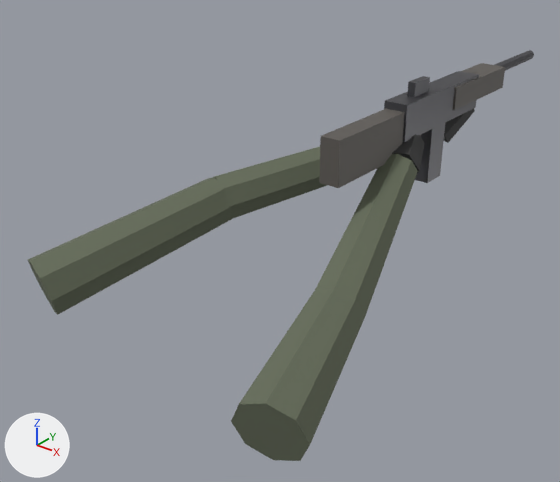
The glTF model assets/characters/fps_arms/fps_arms.glb, before and after one commit.
Before and after are seen from a 50 mm lens placed at (0.796, -0.85, 0.196), pointed at (-0.013, 0.162, -0.431). Arrows for +X, +Y and +Z are at lower left; the lights stay in place. The older version comes first. Vertices at exactly the same position are counted once.

The scene before the commit, as lines of its bpy script (objects in view):
```python
me_arms = bpy.data.meshes.new('Arms')
me_arms.from_pydata(...)  # 152 vertices, 252 faces; spans x -0.291..0.353, y -0.268..0.84, z -0.504..-0.14
# faces by material slot: [112, 40, 64, 36]
me_arms.materials.append(mat_sleeve)  # greyish green #656c59
me_arms.materials.append(mat_glove)  # dark grey #353535
me_arms.materials.append(mat_gunmetal)  # dark grey #555559
me_arms.materials.append(mat_polymer)  # dark grey #5d5955
ob_arms = bpy.data.objects.new('Arms', me_arms)
ob_arms.location = (0.0, 0.0, 0.0)
```
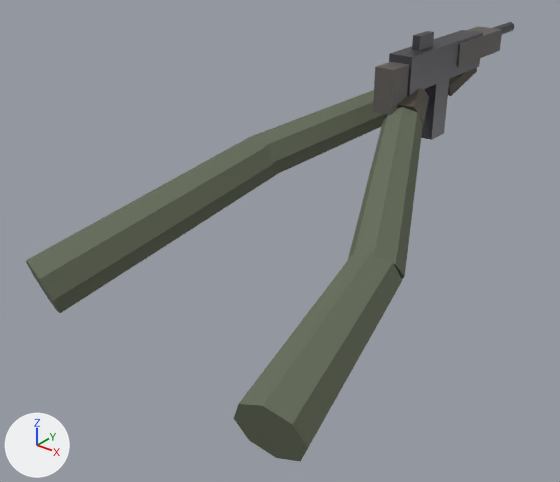
What the commit changed:
me_arms is used by ob_arms; location (0.0, 0.0, 0.0).
me_arms had 152 vertices, 252 faces and spanned x -0.291..0.353, y -0.268..0.84, z -0.504..-0.14.
me_arms now has 152 vertices, 252 faces and spans x -0.292..0.355, y -0.266..0.76, z -0.503..-0.07.
me_arms part 1: the loose piece of 16 vertices spanning x 0.142..0.284, y -0.041..0.266, z -0.441..-0.239 is multiplied about its middle by the matrix ((0.984, -0.173, 0.044), (0.177, 0.979, -0.101), (-0.026, 0.107, 0.994)), then moved by (0.0, 0.057, 0.055).
me_arms part 2: the loose piece of 12 vertices spanning x 0.122..0.209, y 0.235..0.333, z -0.3..-0.22 is moved by (-0.02, 0.04, 0.07).
me_arms part 3: the loose piece of 8 vertices spanning x 0.128..0.172, y 0.27..0.54, z -0.23..-0.165 is moved by (-0.02, 0.04, 0.07).
me_arms part 4: the loose piece of 16 vertices spanning x 0.139..0.161, y 0.62..0.84, z -0.193..-0.171 is scaled about its middle by (1, 0.545, 1), then moved by (-0.02, -0.03, 0.07).
me_arms part 5: the loose piece of 8 vertices spanning x 0.143..0.157, y 0.32..0.37, z -0.165..-0.14 is moved by (-0.02, 0.04, 0.07).
me_arms part 6: the loose piece of 8 vertices spanning x 0.135..0.165, y 0.38..0.43, z -0.34..-0.23 is moved by (-0.02, 0.04, 0.07).
me_arms part 7: the loose piece of 8 vertices spanning x 0.124..0.176, y 0.44..0.65, z -0.212..-0.17 is scaled about its middle by (1, 0.857, 1), then moved by (-0.02, 0.025, 0.07).
me_arms part 8: the loose piece of 8 vertices spanning x 0.132..0.168, y 0.08..0.27, z -0.255..-0.178 is scaled about its middle by (1, 0.263, 1), then moved by (-0.02, 0.11, 0.07).
me_arms part 9: 44 of 152 vertices moved; they spanned x -0.291..0.171, y -0.223..0.563, z -0.503..-0.201 and now span x -0.292..0.151, y -0.224..0.6, z -0.502..-0.129; mean shift (-0.002, 0.055, 0.058); largest move (-0.115, 0.127, -0.404) -> (-0.093, 0.231, -0.343).
me_arms part 10: 16 of 152 vertices moved; they spanned x 0.196..0.353, y -0.268..-0.006, z -0.504..-0.356 and now span x 0.215..0.355, y -0.266..0.063, z -0.503..-0.317; mean shift (0.01, 0.035, 0.02); largest move (0.208, -0.022, -0.431) -> (0.227, 0.055, -0.39).
Other edits to the shape of me_arms do not show in these pictures.

Pixel boxes (x1, y1, x2, y2) of what changed, in the pictures (560 x 482 px; the box of a moved part takes in the faces that stretch with it):
'Arms', reshaped (7% taller): before (28, 50, 534, 461); after (26, 22, 514, 462)
part 1 of me_arms, moved or reshaped: before (315, 154, 418, 316); after (348, 107, 423, 279)
part 2 of me_arms, moved or reshaped: before (392, 134, 424, 173); after (383, 88, 429, 124)
part 3 of me_arms, moved or reshaped: before (384, 71, 479, 142); after (389, 30, 483, 95)
part 4 of me_arms, moved or reshaped: before (494, 50, 534, 71); after (493, 22, 514, 34)
part 5 of me_arms, moved or reshaped: before (407, 76, 430, 97); after (412, 31, 434, 51)
part 6 of me_arms, moved or reshaped: before (415, 123, 445, 183); after (421, 79, 449, 140)
part 7 of me_arms, moved or reshaped: before (452, 63, 505, 110); after (456, 26, 502, 67)
part 8 of me_arms, moved or reshaped: before (319, 109, 405, 188); after (373, 62, 409, 115)
part 9 of me_arms, moved or reshaped: before (28, 109, 475, 315); after (26, 68, 477, 313)
part 10 of me_arms, moved or reshaped: before (231, 288, 365, 461); after (234, 251, 402, 462)
